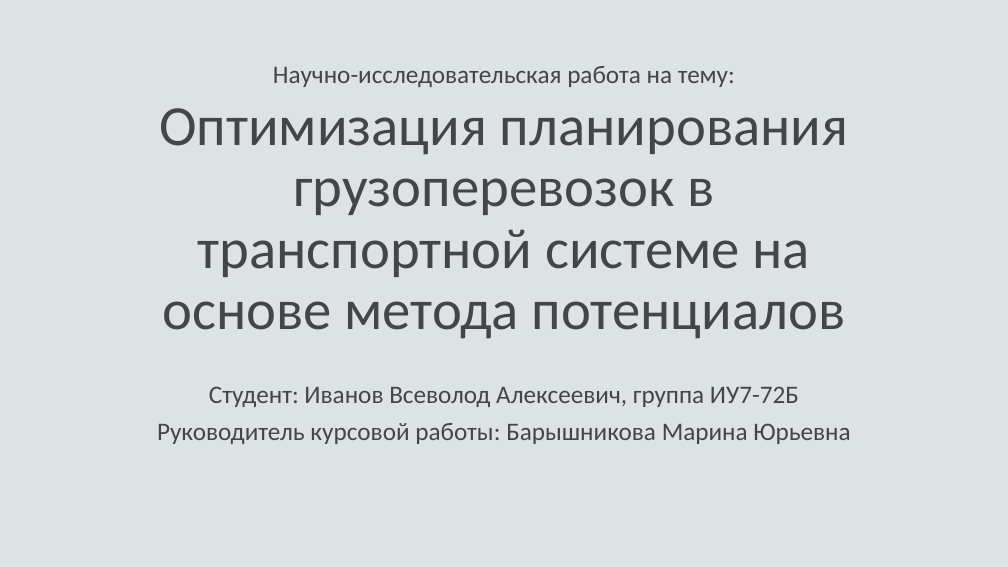
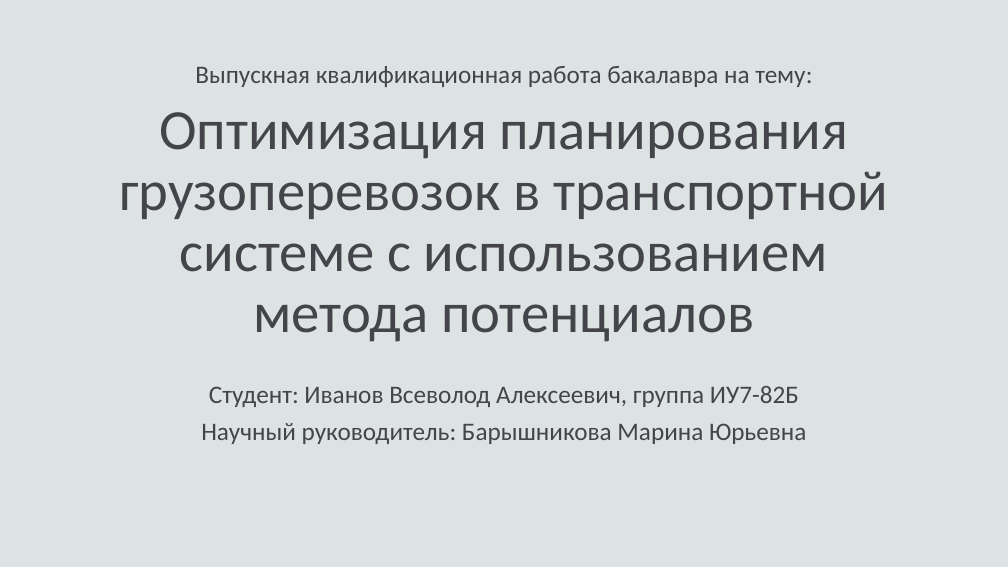
Before and after one commit to fairay/BachelorDiploma, a slide deck: slide 1 of presentation.pptx. Drawn at 1008x567 pixels with LibreOffice and Linux fonts; fonts in the diff are those of the drawing. Boxes give left, top, right and bottom in pixels: in the first picture for what was removed or moved away, otherwise in the second. Text is boxed around its words. In the diff, an @@ line names an element or a change of style, - is before the commit and + after.

```diff
--- a/presentation.pptx
+++ b/presentation.pptx
@@ text at (x1=195, y1=66, x2=812, y2=87): text changed @@
-Научно-исследовательская работа на тему:
+Выпускная квалификационная работа бакалавра на тему:
@@ title at (x1=119, y1=112, x2=888, y2=342): text changed @@
-Оптимизация планирования грузоперевозок в транспортной системе на основе метода потенциалов
+Оптимизация планирования грузоперевозок в транспортной системе с использованием метода потенциалов
@@ subtitle at (x1=201, y1=386, x2=806, y2=444): text changed @@
-Студент: Иванов Всеволод Алексеевич, группа ИУ7-72Б
-Руководитель курсовой работы: Барышникова Марина Юрьевна
+Студент: Иванов Всеволод Алексеевич, группа ИУ7-82Б
+Научный руководитель: Барышникова Марина Юрьевна
```
Also in this commit, not shown: 2 other slides changed, 14 slides added, 6 slides removed, 31 other files.
